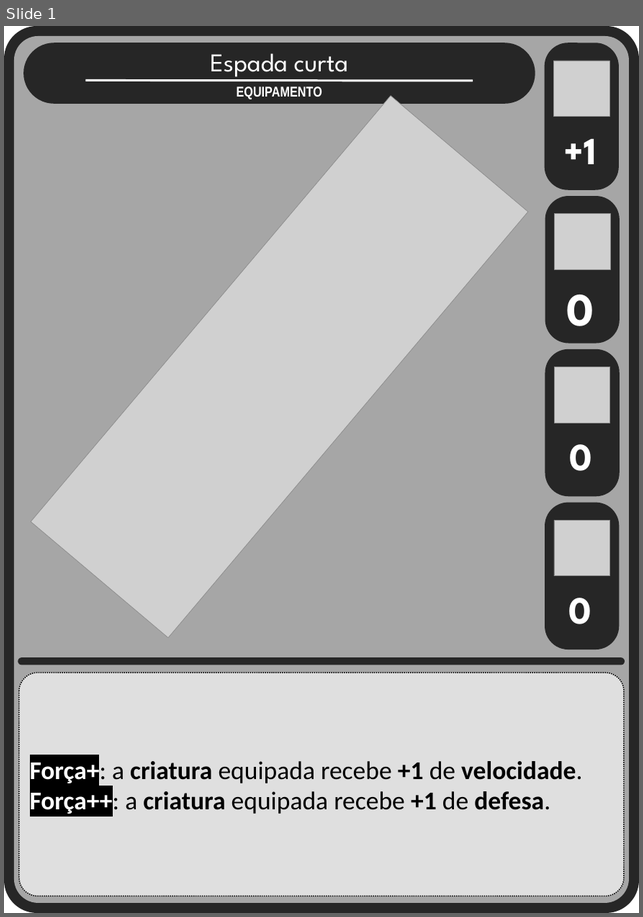
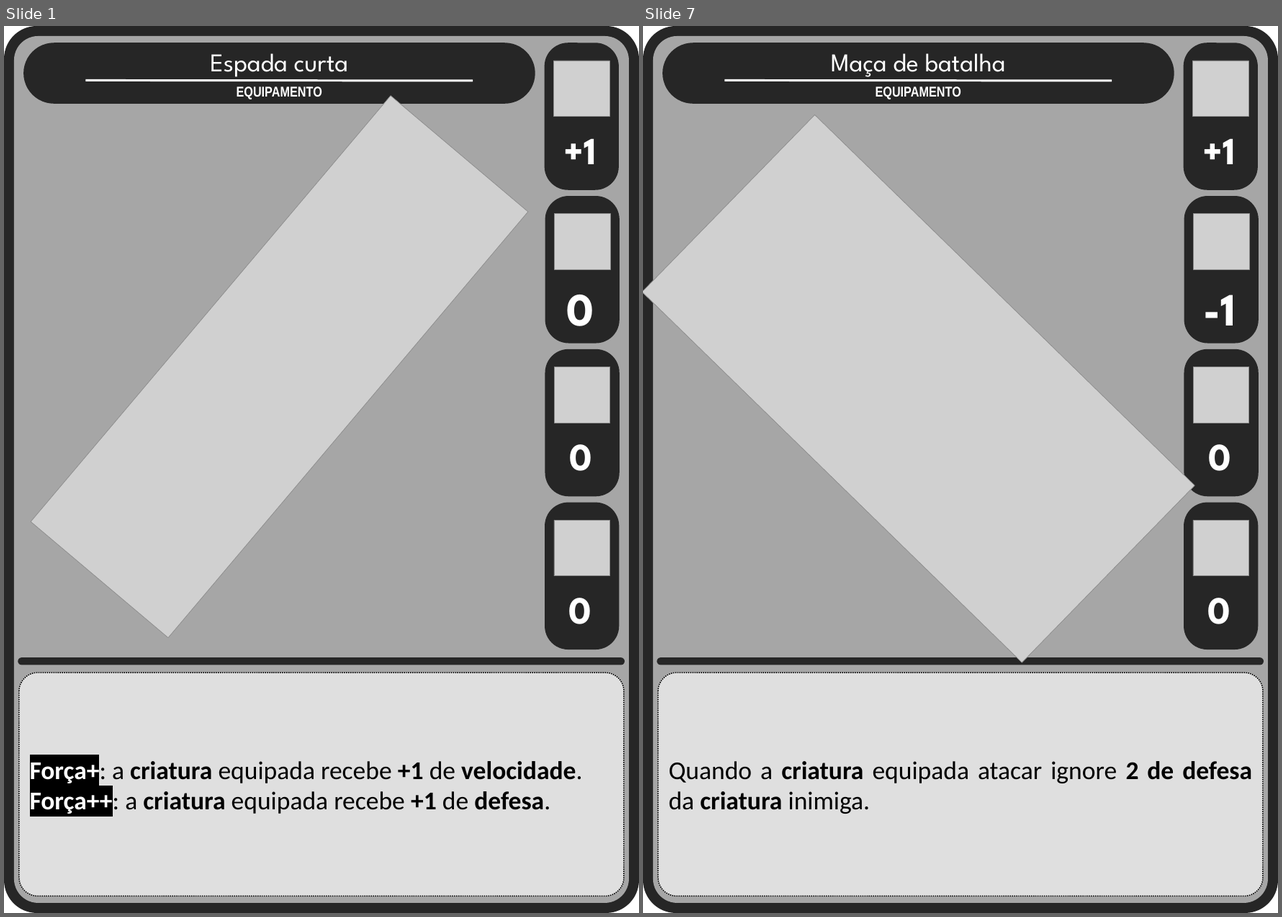
Before and after one commit to Aleyxom/Minimalist-Card-Game, a slide deck: slides tipos cartas/equipamentos.pptx. Shown side by side, each under a label of ours: slide 1 before the commit, slides 1 and 7 after it; the slides between them are not shown. The pictures are 643x917 and 1282x917 pixels, drawn with LibreOffice and Linux fonts; fonts in the diff are those of the drawing; grey boxes stand for pictures. Boxes give left, top, right and bottom in pixels: in the first picture for what was removed or moved away, otherwise in the second. Text is boxed around its words. In the diff, an @@ line names an element or a change of style, - is before the commit and + after.

Commit message:
alterando design de algumas cartas de equip.

```diff
--- a/slides tipos cartas/equipamentos.pptx
+++ b/slides tipos cartas/equipamentos.pptx
@@ slide 7 added at <box>643,26,1278,913</box>, background #FFFFFF @@
@@ group added at <box>643,26,1278,913</box>: 9 rounded rectangles, 6 texts, 5 pictures, 1 line @@
++1
+0
+0
+-1
+Quando a criatura equipada atacar ignore 2 de defesa da criatura inimiga.
+Maça de batalha
+EQUIPAMENTO
```
Also in this commit, not shown: 5 other slides added, 3 other files.
